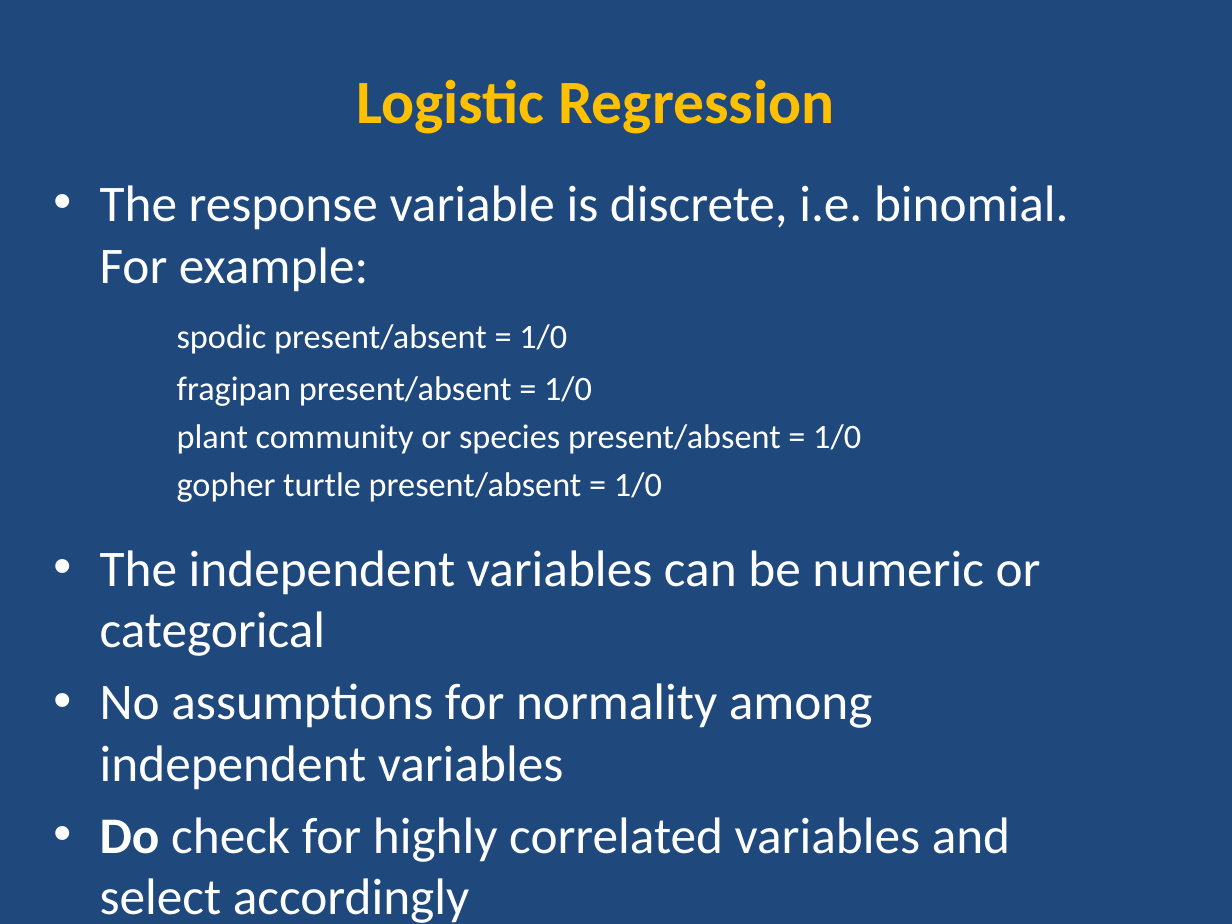
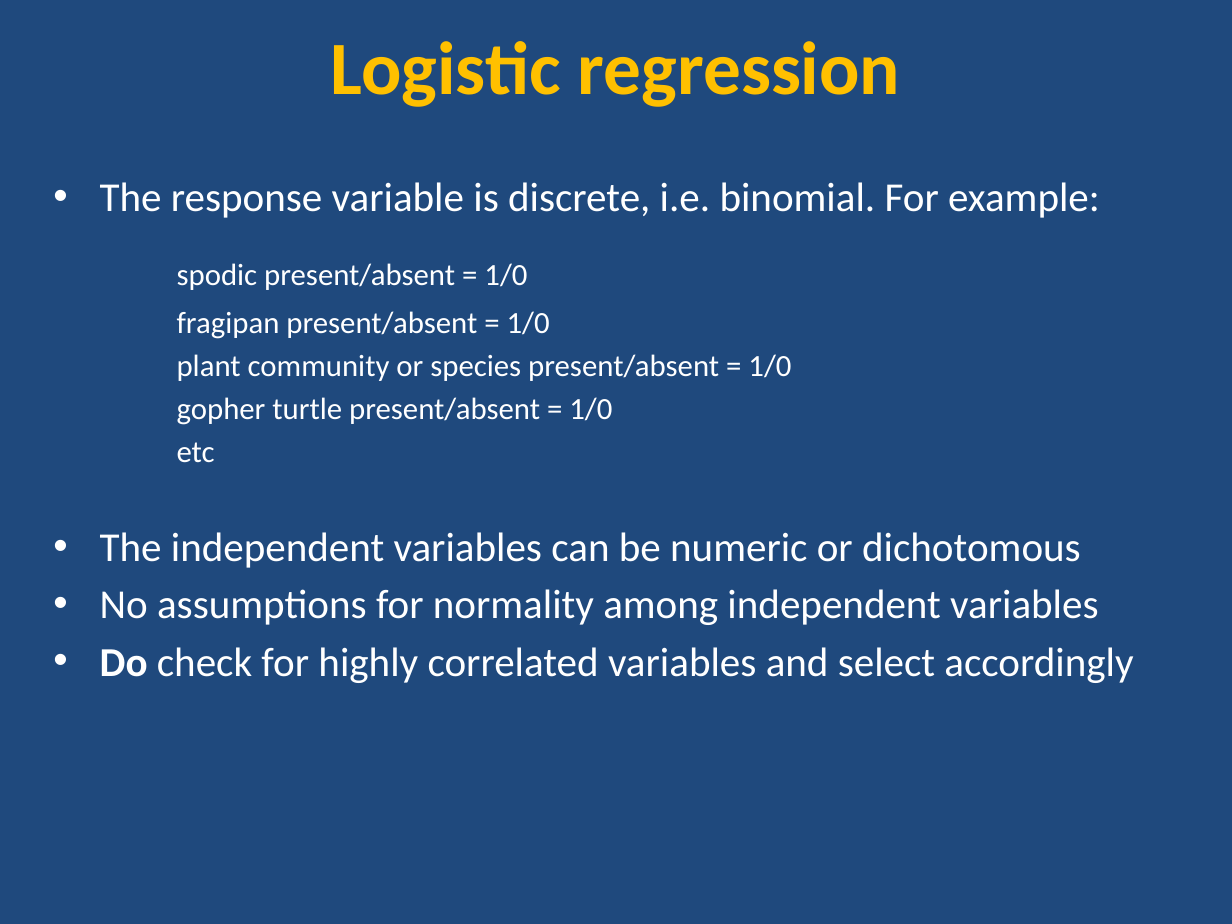
Before and after one commit to ncss-tech/stats_for_soil_survey, a slide deck: slide 5 of presentations/7_logistic_regression/Logistic.pptx. Drawn at 1232x924 pixels with LibreOffice and Linux fonts; fonts in the diff are those of the drawing. Boxes give left, top, right and bottom in pixels: in the first picture for what was removed or moved away, otherwise in the second. Text is boxed around its words. In the diff, an @@ line names an element or a change of style, - is before the commit and + after.

```diff
--- a/presentations/7_logistic_regression/Logistic.pptx
+++ b/presentations/7_logistic_regression/Logistic.pptx
@@ title at <box>331,41,900,107</box>: text changed; size 36 to 44 pt @@
-Logistic Regression
+Logistic regression
@@ text at <box>100,182,1133,683</box>: size 30 to 24 pt in "The response variable is discrete, i.e. binomial. ...", "No assumptions for normality among independent variables", "Do check for highly correlated variables and ..."; size 20 to 18 pt in "spodic present/absent = 1/0", "fragipan present/absent = 1/0", "plant community or species present/absent = 1/0", "gopher turtle present/absent = 1/0"; less space between paragraphs; more space between paragraphs @@
@@ text at <box>100,442,1081,568</box>: text changed; size 30 to 24 pt @@
-• The independent variables can be numeric or categorical
+etc
+• The independent variables can be numeric or dichotomous
```
Also in this commit, not shown: 26 other slides changed, 4 slides added.
